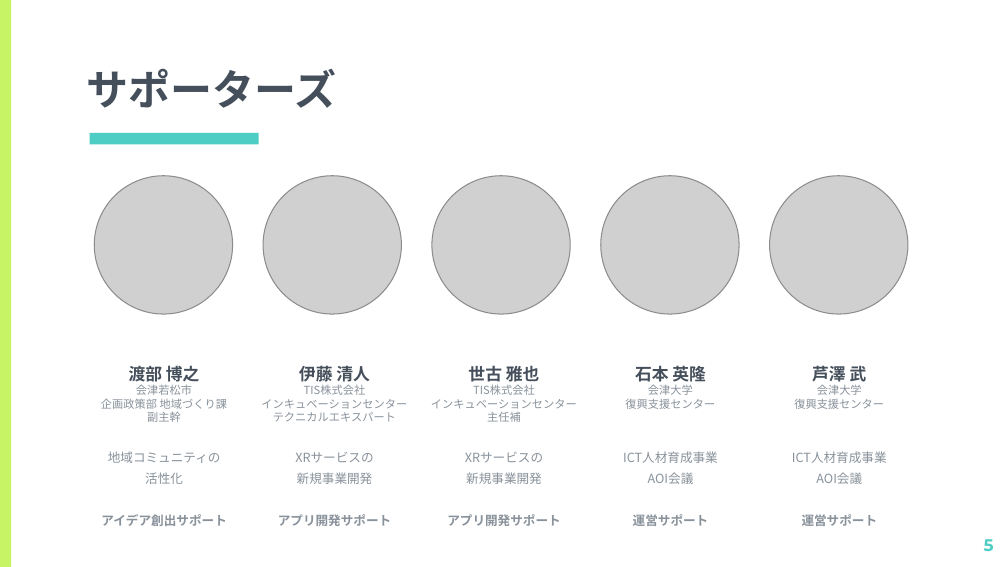
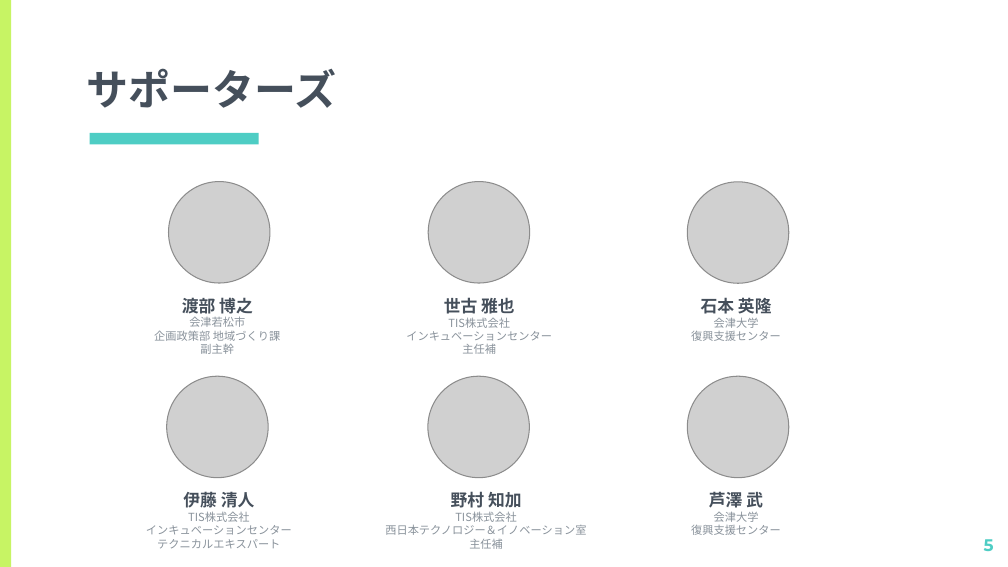
Before and after one commit to kiyohome/wacchi, a slide deck: slide 5 of 2021/ITで地域課題を解決しよう.pptx. Drawn at 1008x567 pixels with LibreOffice and Linux fonts; fonts in the diff are those of the drawing; grey boxes stand for pictures. Boxes give left, top, right and bottom in pixels: in the first picture for what was removed or moved away, otherwise in the second. Text is boxed around its words. In the diff, an @@ line names an element or a change of style, - is before the commit and + after.

Commit message:
21年度の会津大向け勉強会資料の追加

```diff
--- a/2021/ITで地域課題を解決しよう.pptx
+++ b/2021/ITで地域課題を解決しよう.pptx
@@ picture removed at box(263, 175, 401, 313) @@
@@ picture: place and size @@
-picture at box(95, 175, 233, 313)
+picture at box(168, 181, 270, 283)
@@ picture: place and size @@
-picture at box(432, 175, 571, 313)
+picture at box(428, 181, 530, 283)
@@ picture: place and size @@
-picture at box(601, 175, 739, 313)
+picture at box(687, 181, 789, 283)
@@ text "渡部 博之 会津若松市": place and size @@
-text "渡部 博之 会津若松市" at box(101, 365, 227, 526)
+text "渡部 博之 会津若松市" at box(154, 297, 280, 354)
@@ text "世古 雅也 TIS株式会社": place and size @@
-text "世古 雅也 TIS株式会社" at box(431, 365, 577, 526)
+text "世古 雅也 TIS株式会社" at box(406, 297, 552, 354)
@@ text "石本 英隆 会津大学": place and size @@
-text "石本 英隆 会津大学" at box(623, 365, 718, 526)
+text "石本 英隆 会津大学" at box(691, 297, 781, 341)
@@ picture added at box(166, 376, 268, 478) @@
@@ picture added at box(428, 376, 530, 478) @@
@@ picture: place and size @@
-picture at box(770, 175, 908, 313)
+picture at box(687, 376, 789, 478)
@@ text at box(101, 451, 226, 526): paragraphs removed @@
-地域コミュニティの
-活性化
-アイデア創出サポート
@@ text at box(278, 452, 392, 526): paragraphs removed @@
-XRサービスの
-新規事業開発
-アプリ開発サポート
@@ text at box(447, 452, 561, 526): paragraphs removed @@
-XRサービスの
-新規事業開発
-アプリ開発サポート
@@ text at box(623, 451, 718, 526): paragraphs removed @@
-ICT人材育成事業
-AOI会議
-運営サポート
@@ text at box(792, 451, 887, 526): paragraphs removed @@
-ICT人材育成事業
-AOI会議
-運営サポート
@@ text "伊藤 清人": place and size @@
-text "伊藤 清人" at box(261, 365, 407, 526)
+text "伊藤 清人" at box(146, 491, 292, 549)
@@ text added at box(385, 491, 586, 549), 8 pt, text #89929B @@
+野村 知加
+TIS株式会社
+西日本テクノロジー＆イノベーション室
+主任補
@@ text "芦澤 武 会津大学": place and size @@
-text "芦澤 武 会津大学" at box(792, 366, 887, 526)
+text "芦澤 武 会津大学" at box(691, 491, 781, 535)
```
Also in this commit, not shown: 3 other slides changed, 2 other files.
